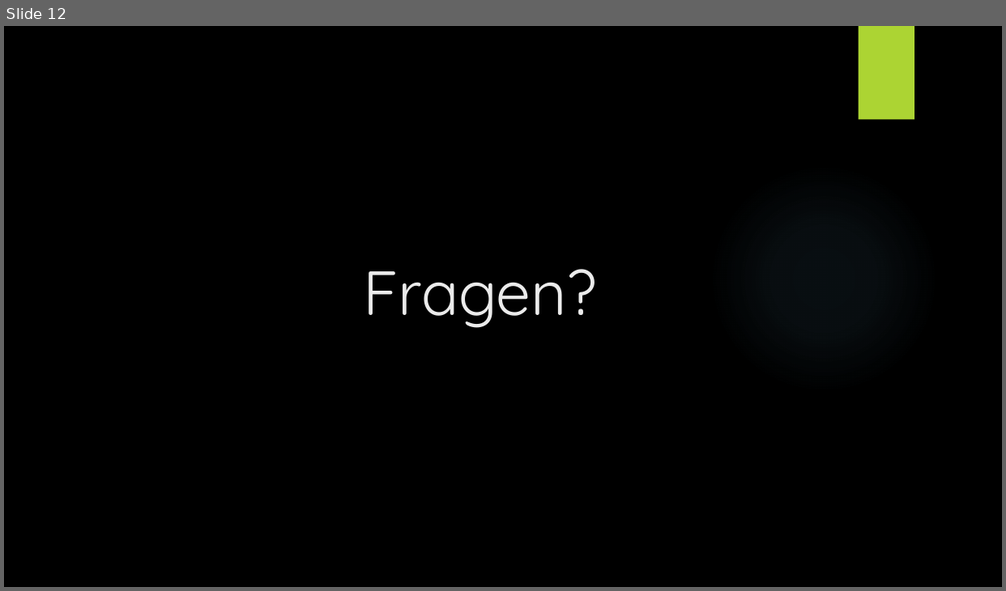
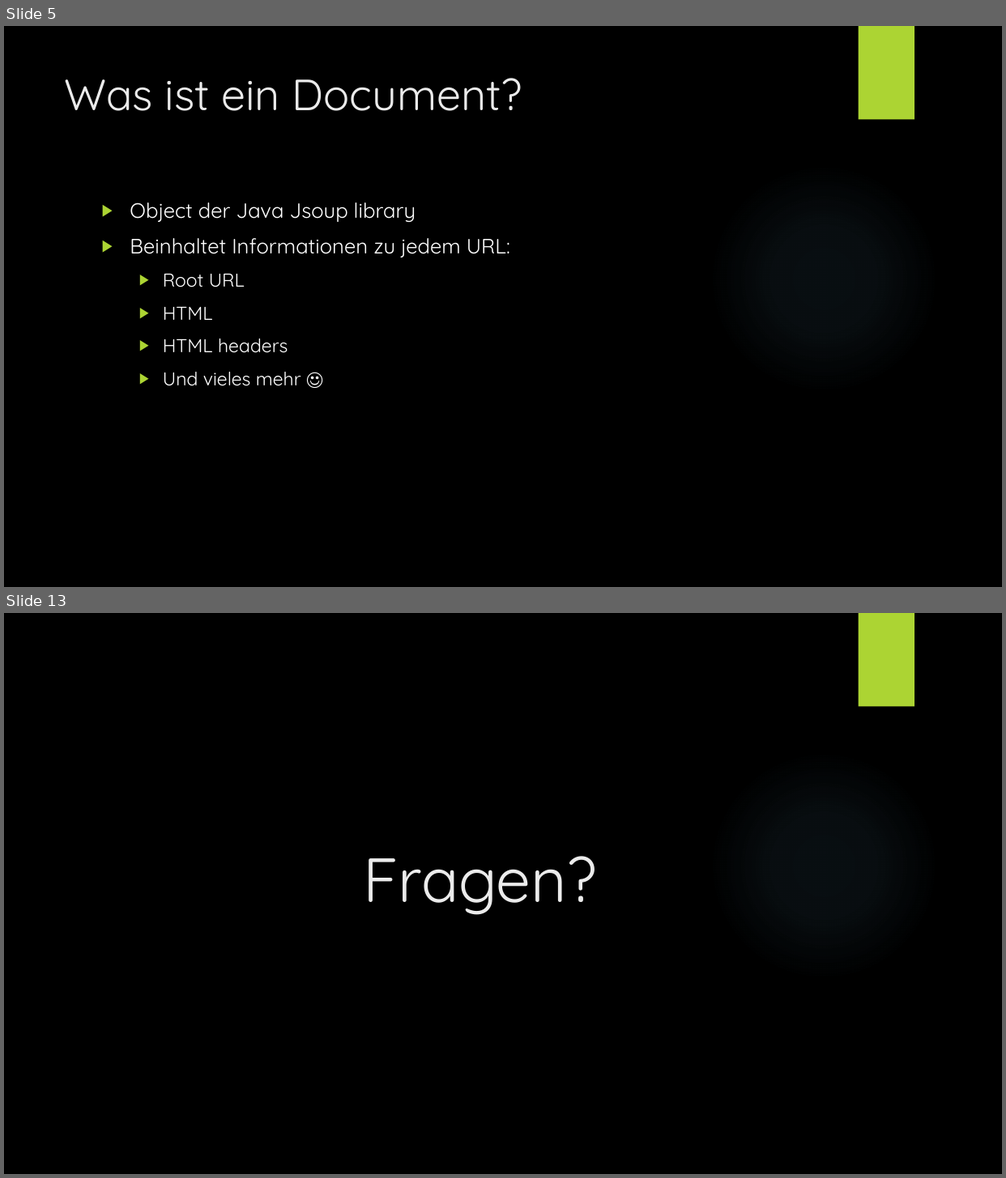
Before and after one commit to Tiim/Unibas-HS19-Internet-and-Secutity-project-webcrawler, a slide deck: Präsentation/Web Crawling.pptx. Shown one above the other, each under a label of ours: slide 12 before the commit, slides 5 and 13 after it; the slides between them are not shown. The pictures are 1006x591 and 1006x1178 pixels, drawn with LibreOffice and Linux fonts; fonts in the diff are those of the drawing; background and template pictures are left out. Boxes give left, top, right and bottom in pixels: in the first picture for what was removed or moved away, otherwise in the second. Text is boxed around its words. In the diff, an @@ line names an element or a change of style, - is before the commit and + after.

```diff
--- a/Präsentation/Web Crawling.pptx
+++ b/Präsentation/Web Crawling.pptx
@@ slide 5 added at (x1=4, y1=26, x2=1002, y2=587), background picture (left out); not listed: 2 template elements that a slide beside it also shows @@
@@ title added at (x1=65, y1=78, x2=522, y2=111), 42 pt, text #EBEBEB @@
+Was ist ein Document?
@@ text added at (x1=130, y1=203, x2=510, y2=386), 20 pt, text #FFFFFF @@
+▶ Object der Java Jsoup library
+▶ Beinhaltet Informationen zu jedem URL:
+  ▶ Root URL
+  ▶ HTML
+  ▶ HTML headers
+  ▶ Und vieles mehr ☺
@@ what was slide 12 is now slide 13 @@
```
Also in this commit, not shown: 5 slides changed, 6 other slides added, 6 slides removed, 3 other files.
